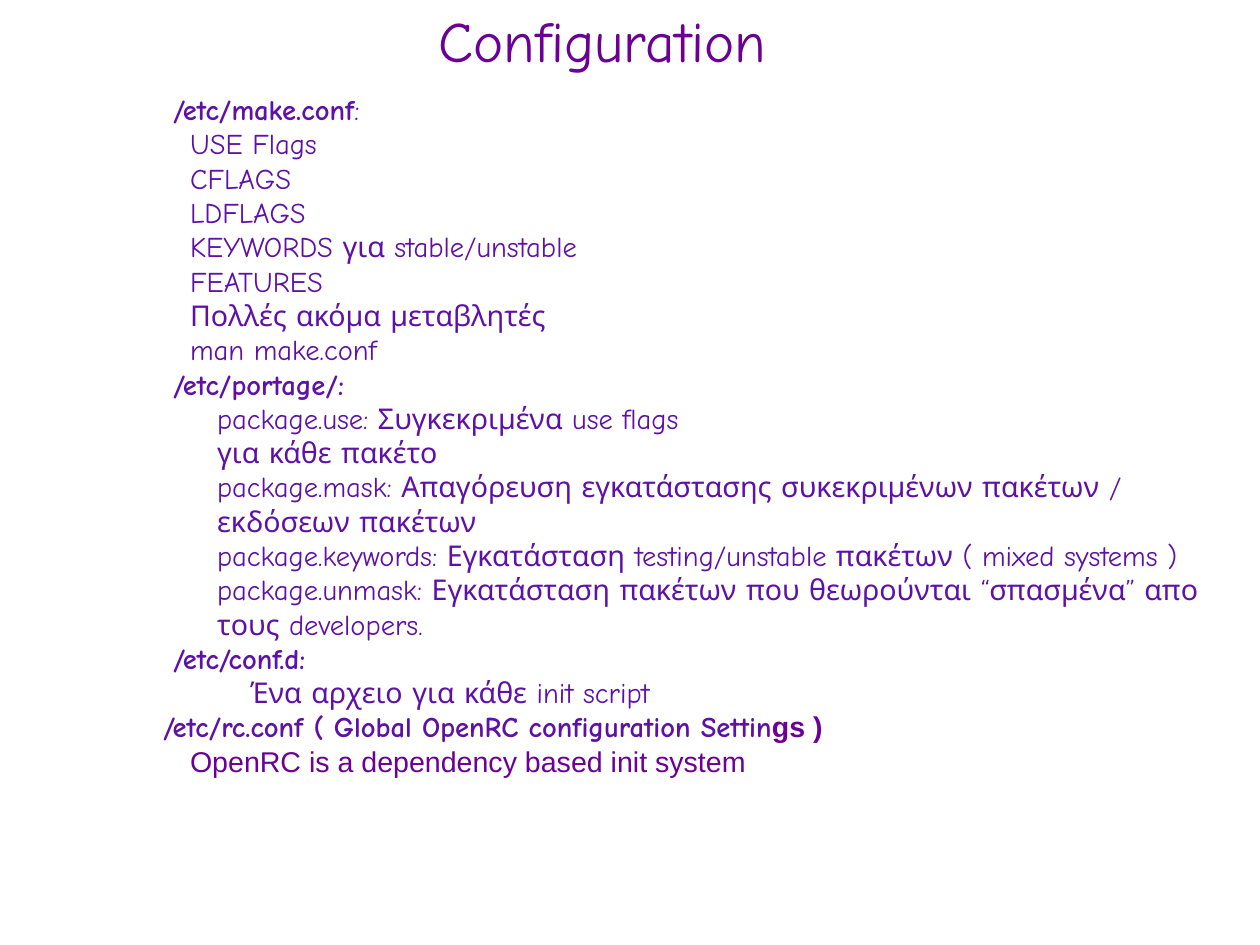
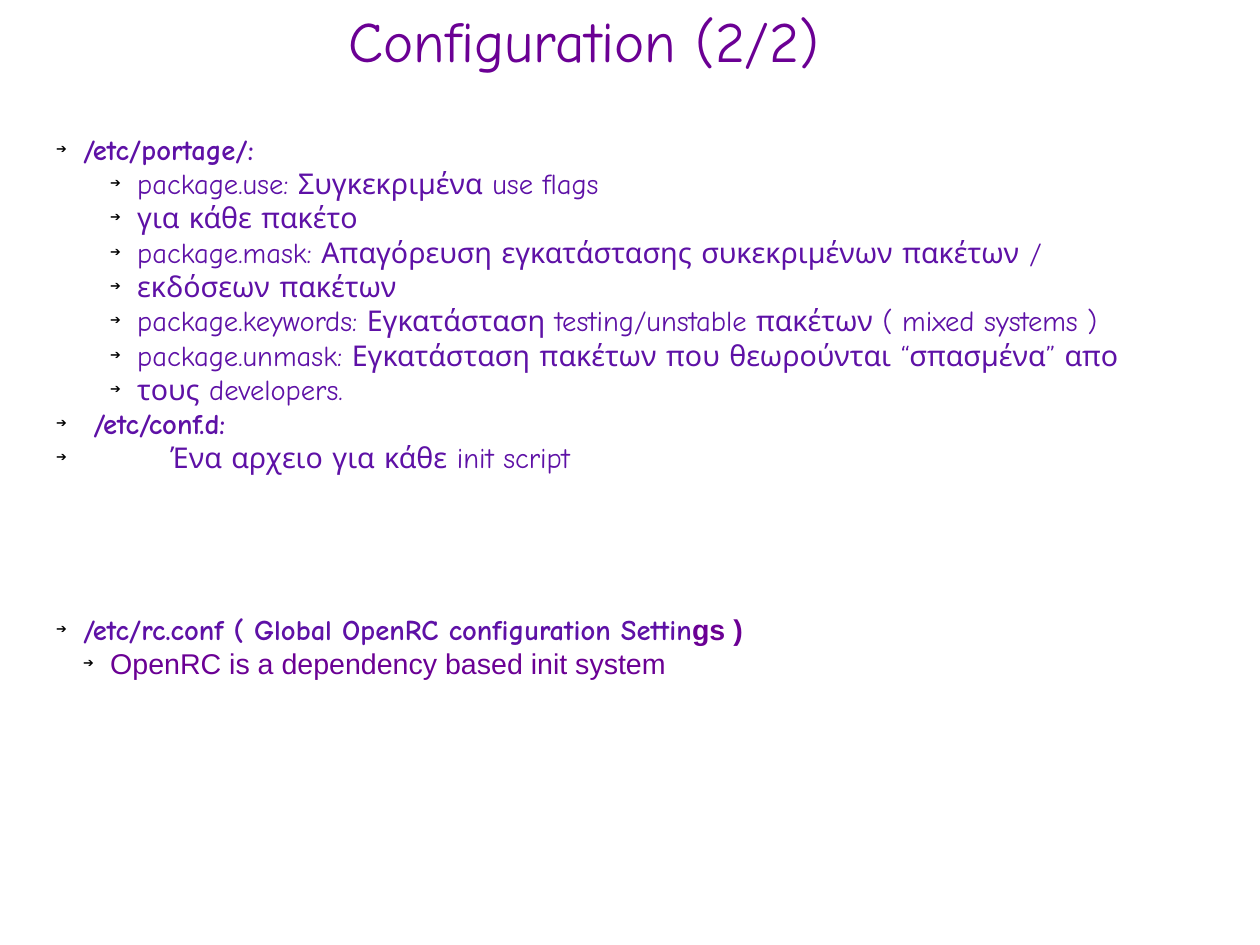
Before and after one commit to gentoo-el/presentations, a slide deck: slide 6 of fosscom-2010_pres.odp (slide 4 before the commit). Drawn at 1260x945 pixels with LibreOffice and Linux fonts; fonts in the diff are those of the drawing; background and template pictures are left out. Boxes give left, top, right and bottom in pixels: in the first picture for what was removed or moved away, otherwise in the second. Text is boxed around its words. In the diff, an @@ line names an element or a change of style, - is before the commit and + after.

```diff
--- a/fosscom-2010_pres.odp
+++ b/fosscom-2010_pres.odp
@@ text at (349,17,819,73): text changed @@
-Configuration
+Configuration (2/2)
@@ text at (173,100,576,361): paragraphs removed @@
-● /etc/make.conf:
-  ● USE Flags
-  ● CFLAGS
-  ● LDFLAGS
-  ● KEYWORDS για stable/unstable
-  ● FEATURES
-  ● Πολλές ακόμα μεταβλητές
-  ● man make.conf
@@ text "/etc/portage/:": place and size @@
-text "/etc/portage/:" at (163,100,1198,777)
+text "/etc/portage/:" at (83,140,1119,680)
@@ text "/etc/portage/:" at (83,140,1119,680): bullet colour #FFFFFF to #000000 @@
```
Also in this commit, not shown: 2 other slides changed, 6 slides added.
